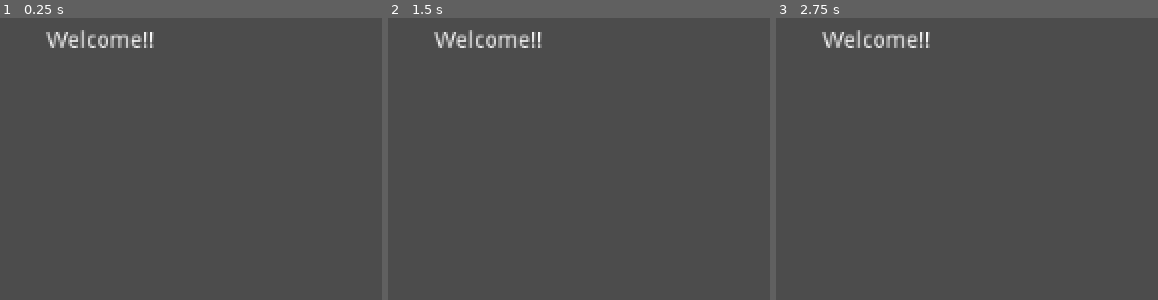
Above: before the commit, frames 1-3 (left to right).
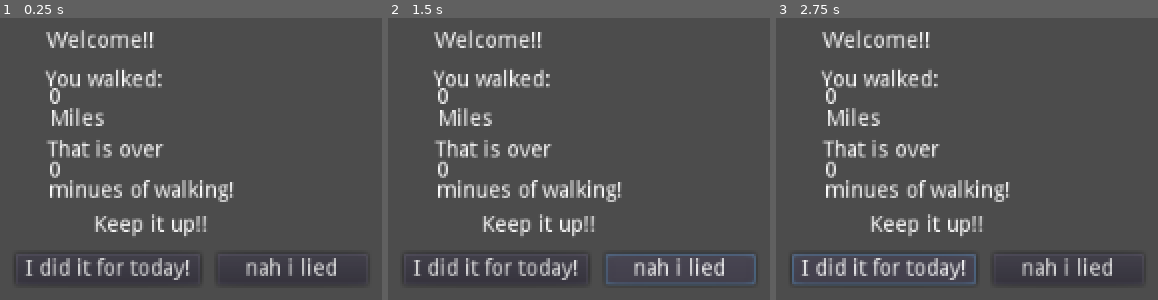
Above: after the commit, the same moments.

Repository: Drwhomust/heath-app-new-years-resolution
Game: Godot game, scene res://main.tscn
Two runs of this game, one before a commit and one after it. Both use one fixed random seed, a clock stepped at 60 frames per second and the inputs below.
Inputs (mouse positions are in pixels of both pictures, inside the frame that each line leads up to):
- Up to frame 1 (0.25 s): no input
- Up to frame 2 (1.5 s): click (494, 268) at 0.5 s, where only the run after the commit has a clickable "I did it for today!"; click (682, 268) at 1.25 s, where only the run after the commit has a clickable "nah i lied"
- Up to frame 3 (2.75 s): click (882, 268) at 2 s, where only the run after the commit has a clickable "I did it for today!"

The runs differ from the first frame. In frame 1, 6.6% of the frame differs, in the area x 6-88%, y 17-93%; in frame 2, 7.1%; in frame 3, 7.3%, in the area x 4-88%, y 17-95%.

Commit message:
Update main.tscn

Diff:
--- a/src/main.tscn
+++ b/src/main.tscn
@@ -8,3 +8,66 @@
 margin_right = 117.0
 margin_bottom = 38.0
 text = "Welcome!!"
+
+[node name="walked" type="Label" parent="."]
+margin_left = 33.0
+margin_top = 42.0
+margin_right = 73.0
+margin_bottom = 56.0
+text = "You walked:"
+
+[node name="number" type="Label" parent="walked"]
+margin_left = 2.0
+margin_top = 11.0
+margin_right = 42.0
+margin_bottom = 25.0
+text = "0"
+
+[node name="miles" type="Label" parent="walked"]
+margin_left = 3.0
+margin_top = 25.0
+margin_right = 43.0
+margin_bottom = 39.0
+text = "Miles"
+
+[node name="time_text" type="Label" parent="."]
+margin_left = 34.0
+margin_top = 87.0
+margin_right = 108.0
+margin_bottom = 101.0
+text = "That is over"
+
+[node name="time_number" type="Label" parent="time_text"]
+margin_left = 1.0
+margin_top = 13.0
+margin_right = 41.0
+margin_bottom = 27.0
+text = "0"
+
+[node name="time_favor" type="Label" parent="time_text"]
+margin_left = 1.0
+margin_top = 26.0
+margin_right = 120.0
+margin_bottom = 40.0
+text = "minues of walking!"
+
+[node name="message" type="Label" parent="."]
+margin_left = 64.0
+margin_top = 135.0
+margin_right = 137.0
+margin_bottom = 149.0
+text = "Keep it up!!"
+
+[node name="add" type="Button" parent="."]
+margin_left = 14.0
+margin_top = 160.0
+margin_right = 78.0
+margin_bottom = 180.0
+text = "I did it for today!"
+
+[node name="remove" type="Button" parent="."]
+margin_left = 143.0
+margin_top = 160.0
+margin_right = 239.0
+margin_bottom = 180.0
+text = "nah i lied"
